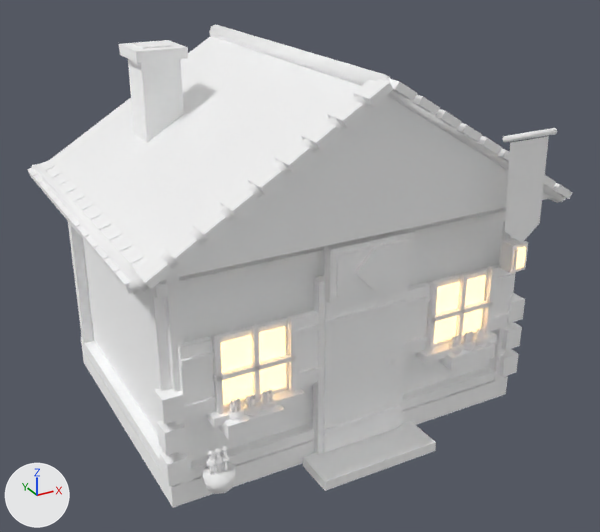
The glTF model assets/hub/lot1/Ma_Loge.glb as it was, and as the next commit left it.
The view is the same before and after, from a camera (50 mm lens) standing at (-5.9, -11.17, 7.69) and looking at (-0.01, -0.47, 2.34). Arrows for +X, +Y and +Z are at lower left; the lights stay in place. The picture after the commit comes second. Where no turn or scale is listed for an object, it has been applied to the vertices. Vertices at exactly the same position are counted once.

Before the edit, the objects in view are built like this:
```python
mat_atlas_batiments_001 = principled_material('Atlas_Batiments.001')
mat_atlas_batiments_001.base_color = (1.0, 1.0, 1.0)  # white #ffffff
mat_atlas_batiments_001.metallic = 1.0
mat_atlas_batiments_001.roughness = 1.0
me_ma_loge_drapeau_joueur_mesh = bpy.data.meshes.new('Ma_Loge_Drapeau_Joueur_Mesh')
me_ma_loge_drapeau_joueur_mesh.from_pydata(...)  # 5 vertices, 3 faces; spans x -0.35..0.35, y -0.08..0.0, z -0.75..0.75
me_ma_loge_drapeau_joueur_mesh.materials.append(mat_atlas_batiments)
me_ma_loge_structure_mesh = bpy.data.meshes.new('Ma_Loge_Structure_Mesh')
me_ma_loge_structure_mesh.from_pydata(...)  # 1758 vertices, 2786 faces; spans x -3.47..3.47, y -2.97..2.59, z 0.0..5.75
# faces by material slot: [2750, 36]
me_ma_loge_structure_mesh.materials.append(mat_atlas_batiments_001)  # white #ffffff
me_ma_loge_structure_mesh.materials.append(mat_emissif_fenetres)  # white #ffffff, glowing orange #ffc76f
ob_drapeau_joueur = bpy.data.objects.new('Drapeau_Joueur', me_ma_loge_drapeau_joueur_mesh)
ob_drapeau_joueur.location = (2.22, -2.93, 3.95)
ob_structure = bpy.data.objects.new('Structure', me_ma_loge_structure_mesh)
ob_structure.location = (0.0, 0.0, 0.0)
```
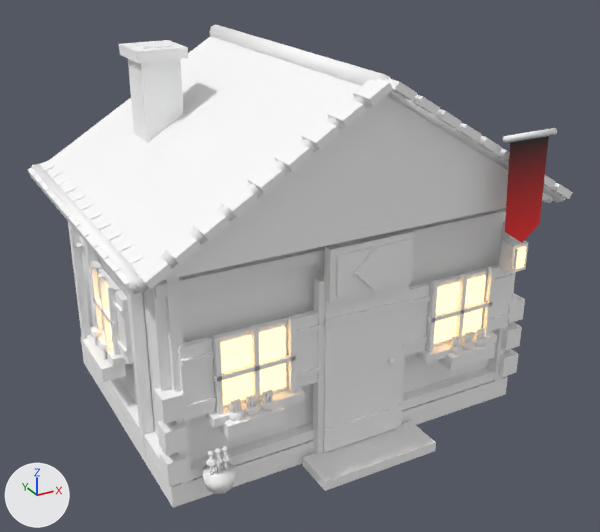
Pixel boxes [x1, y1, x2, y2] of what changed, in the pictures (600 x 532 px):
'Structure', surface changed, reshaped: [27, 24, 573, 508] in both
part 1 of me_ma_loge_drapeau_joueur_mesh, recoloured (white to red): [505, 136, 549, 243] in both
part 2 of me_ma_loge_structure_mesh, added: after [84, 241, 103, 388]
part 3 of me_ma_loge_structure_mesh, added: after [127, 292, 154, 456]
part 4 of me_ma_loge_structure_mesh, added: after [97, 268, 121, 352]
part 5 of me_ma_loge_structure_mesh, added: after [90, 265, 103, 331]
part 6 of me_ma_loge_structure_mesh, added: after [107, 286, 120, 355]
part 7 of me_ma_loge_structure_mesh, added: after [98, 275, 111, 343]
part 8 of me_ma_loge_structure_mesh, added: after [93, 298, 118, 327]
part 9 of me_ma_loge_structure_mesh, added: after [91, 326, 128, 367]
part 10 of me_ma_loge_structure_mesh, added: after [91, 260, 104, 328]
part 11 of me_ma_loge_structure_mesh, added: after [115, 290, 133, 365]
part 12 of me_ma_loge_structure_mesh, added: after [117, 341, 128, 355]
part 13 of me_ma_loge_structure_mesh, added: after [113, 301, 124, 316]
part 14 of me_ma_loge_structure_mesh, added: after [82, 337, 126, 382]
part 15 of me_ma_loge_structure_mesh, added: after [100, 342, 109, 348]
part 16 of me_ma_loge_structure_mesh, added: after [80, 236, 93, 337]
part 17 of me_ma_loge_structure_mesh, added: after [75, 243, 85, 250]
part 18 of me_ma_loge_structure_mesh, added (mostly hidden): after [94, 279, 112, 359]

The change, as a diff of the scene's bpy script:
```diff
--- a/assets/hub/lot1/Ma_Loge.glb.py
+++ b/assets/hub/lot1/Ma_Loge.glb.py
@@ mat_atlas_batiments_001 @@
 mat_atlas_batiments_001.base_color = (1.0, 1.0, 1.0)  # white #ffffff
-mat_atlas_batiments_001.metallic = 1.0
-mat_atlas_batiments_001.roughness = 1.0
@@ me_ma_loge_drapeau_joueur_mesh @@
 me_ma_loge_drapeau_joueur_mesh.from_pydata(...)  # 5 vertices, 3 faces; spans x -0.35..0.35, y -0.08..0.0, z -0.75..0.75
+# me_ma_loge_drapeau_joueur_mesh part 1: 3 faces centred in x -0.11..0.23, y -0.04..-0.02, z -0.17..0.33 are repainted in the vertex colours; the middle colour goes from white #ffffff to red #ed0000
 me_ma_loge_drapeau_joueur_mesh.materials.append(mat_atlas_batiments)
@@ me_ma_loge_structure_mesh @@
-me_ma_loge_structure_mesh.from_pydata(...)  # 1758 vertices, 2786 faces; spans x -3.47..3.47, y -2.97..2.59, z 0.0..5.75
+me_ma_loge_structure_mesh.from_pydata(...)  # 2246 vertices, 3538 faces; spans x -3.47..3.47, y -2.97..2.59, z 0.0..5.75
+# me_ma_loge_structure_mesh part 2: a new loose piece, a box spanning x -3.01..-2.84, y 1.0..1.15, z 0.15..3.45, in mat_atlas_batiments_001 (white #ffffff)
+# me_ma_loge_structure_mesh part 3: a new loose piece, a box spanning x -3.01..-2.84, y -1.15..-1.0, z 0.15..3.45, in mat_atlas_batiments_001 (white #ffffff)
+# me_ma_loge_structure_mesh part 4: a new loose piece, a box spanning x -2.965..-2.885, y -0.215..0.665, z 1.425..2.475, in mat_atlas_batiments_001 (white #ffffff)
+# me_ma_loge_structure_mesh part 5: a new loose piece, a box spanning x -3.065..-2.985, y 0.63..0.7, z 1.365..2.535, in mat_atlas_batiments_001 (white #ffffff)
+# me_ma_loge_structure_mesh part 6: a new loose piece, a box spanning x -3.065..-2.985, y -0.25..-0.18, z 1.365..2.535, in mat_atlas_batiments_001 (white #ffffff)
+# me_ma_loge_structure_mesh part 7: a new loose piece, a box spanning x -3.065..-2.985, y 0.19..0.26, z 1.365..2.535, in mat_atlas_batiments_001 (white #ffffff)
+# me_ma_loge_structure_mesh part 8: a new loose piece, a box spanning x -3.065..-2.985, y -0.275..0.725, z 1.915..1.985, in mat_atlas_batiments_001 (white #ffffff)
+# me_ma_loge_structure_mesh part 9: a new loose piece, a box spanning x -3.13..-2.88, y -0.35..0.81, z 1.3..1.43, in mat_atlas_batiments_001 (white #ffffff)
+# me_ma_loge_structure_mesh part 10: a new loose piece, a box spanning x -2.975..-2.875, y 0.7..1.052, z 1.425..2.475, in mat_atlas_batiments_001 (white #ffffff)
+# me_ma_loge_structure_mesh part 11: a new loose piece, a box spanning x -2.975..-2.875, y -0.602..-0.25, z 1.425..2.475, in mat_atlas_batiments_001 (white #ffffff)
+# me_ma_loge_structure_mesh part 12: a new loose piece, a box spanning x -3.015..-2.965, y -0.602..-0.25, z 1.589..1.66, in mat_atlas_batiments_001 (white #ffffff)
+# me_ma_loge_structure_mesh part 13: a new loose piece, a box spanning x -3.015..-2.965, y -0.602..-0.25, z 2.24..2.31, in mat_atlas_batiments_001 (white #ffffff)
+# me_ma_loge_structure_mesh part 14: a new loose piece, a box spanning x -3.31..-2.94, y -0.3..0.75, z 1.06..1.28, in mat_atlas_batiments_001 (white #ffffff)
+# me_ma_loge_structure_mesh part 15: the loose piece of 12 vertices spanning x -2.18..-2.11, y -2.51..-2.43, z 1.48..1.54 is copied, and the copy is turned -90 degrees about the z axis through its middle and scaled by 1.93, then moved by (-1.01, 2.44, 0.01); it spans x -3.23..-3.08, y -0.1..0.04, z 1.47..1.57
+# me_ma_loge_structure_mesh part 16: a new loose piece, a 6-sided cylinder along z spanning x -2.973..-2.877, y 1.475..1.585, z 0.5..3.48, in mat_atlas_batiments_001 (white #ffffff)
+# me_ma_loge_structure_mesh part 17: a new loose piece, a box spanning x -3.045..-2.805, y 1.45..1.61, z 2.525..2.575, in mat_atlas_batiments_001 (white #ffffff)
+# me_ma_loge_structure_mesh part 18: 48 vertices added at x -3.17..-1.42, y -1.66..2.25, z 0.15..3.5
+# other edits to the shape of me_ma_loge_structure_mesh do not show in these pictures
 me_ma_loge_structure_mesh.materials.append(mat_atlas_batiments_001)
```
